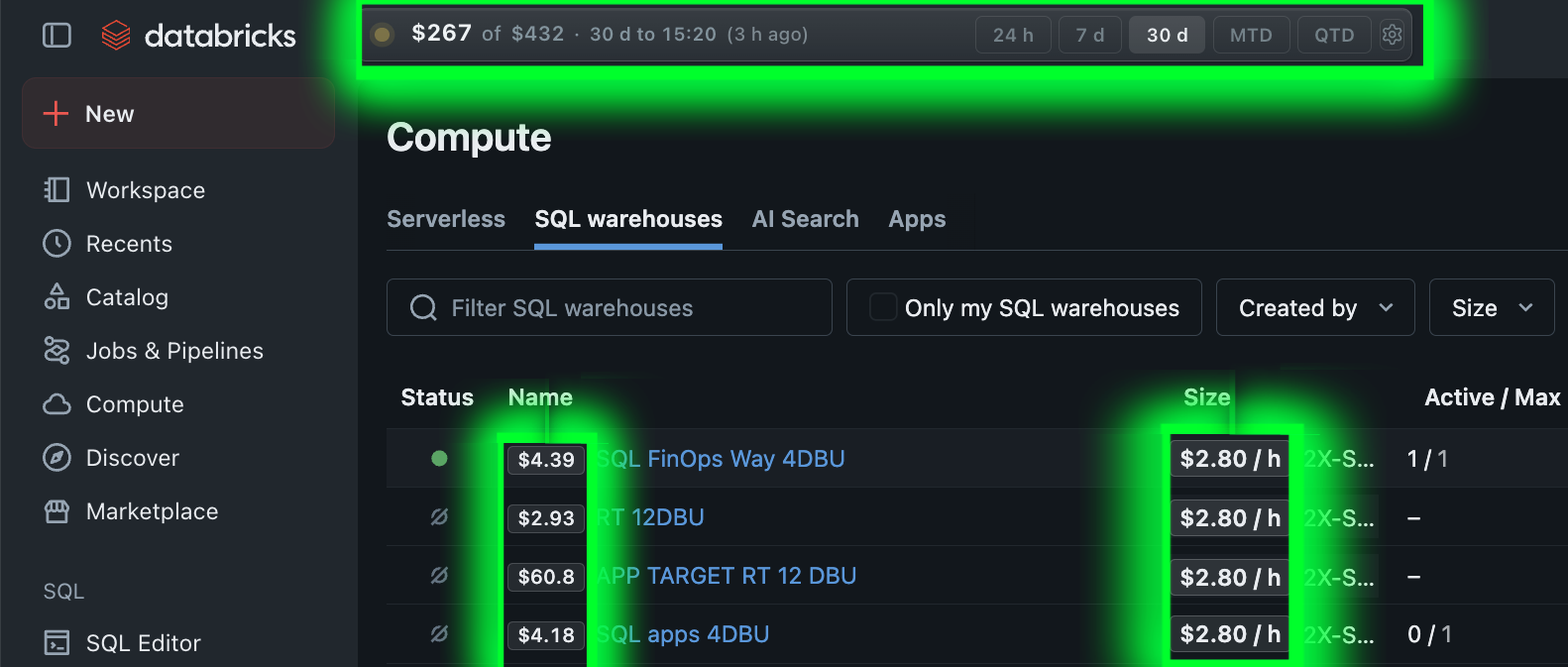
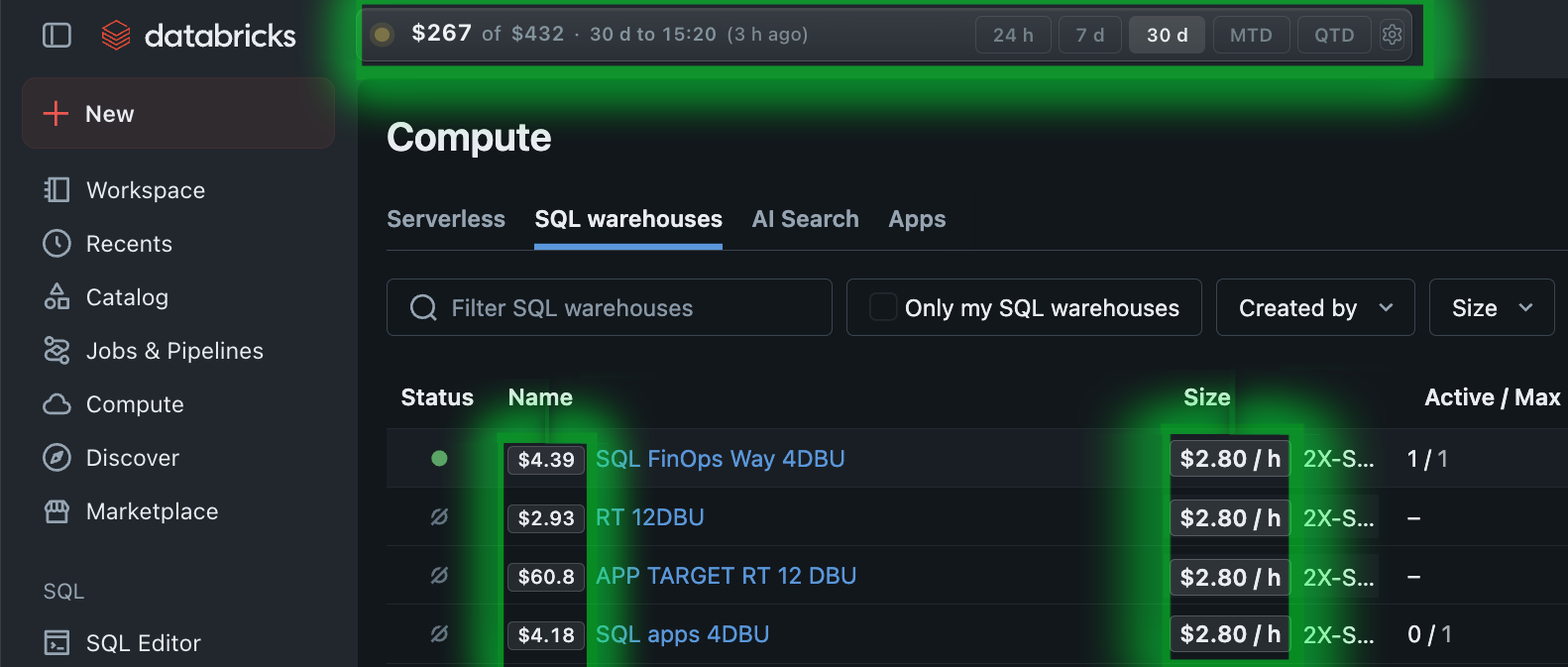
Layered file, before and after one edit (1568×667). Changes by layer:
"Layer 2 copy": opacity 100% → 50% over [442, 371, 654, 667]
"Layer 1 copy": opacity 100% → 50% over [301, 0, 1489, 139]
"Layer 2 copy 2": opacity 100% → 50% over [1082, 362, 1384, 667]
